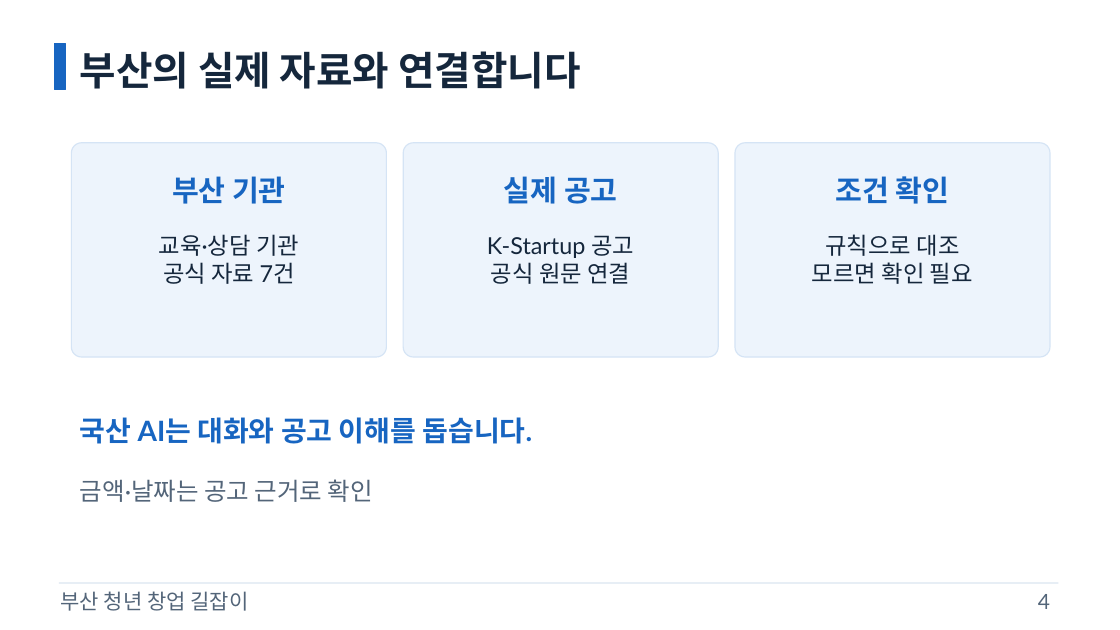
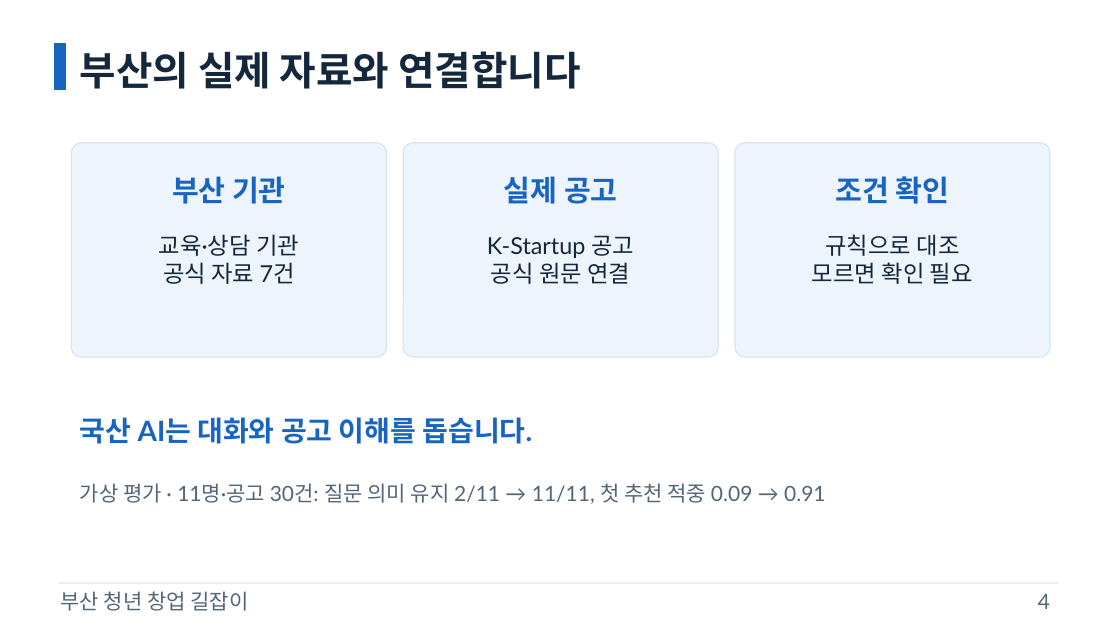
Before and after one commit to samsepi0l-1337/hackaton, a slide deck: slide 4 of docs/presentation/gil-pitch.pptx. Drawn at 1120x630 pixels with LibreOffice and Linux fonts; fonts in the diff are those of the drawing. Boxes give left, top, right and bottom in pixels: in the first picture for what was removed or moved away, otherwise in the second. Text is boxed around its words. In the diff, an @@ line names an element or a change of style, - is before the commit and + after.

```diff
--- a/docs/presentation/gil-pitch.pptx
+++ b/docs/presentation/gil-pitch.pptx
@@ text at [80, 483, 825, 504]: text changed; size 21 to 18 pt @@
-금액·날짜는 공고 근거로 확인
+가상 평가 · 11명·공고 30건: 질문 의미 유지 2/11 → 11/11, 첫 추천 적중 0.09 → 0.91
```
Also in this commit, not shown: 3 other slides changed, 4 other files.
